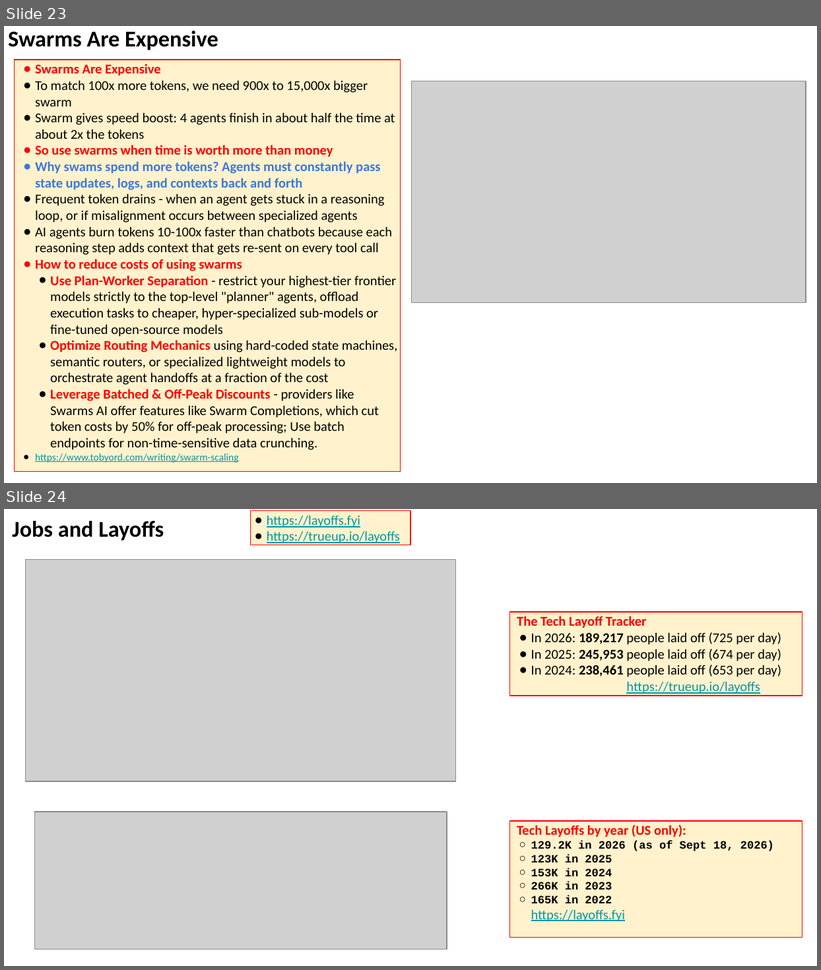
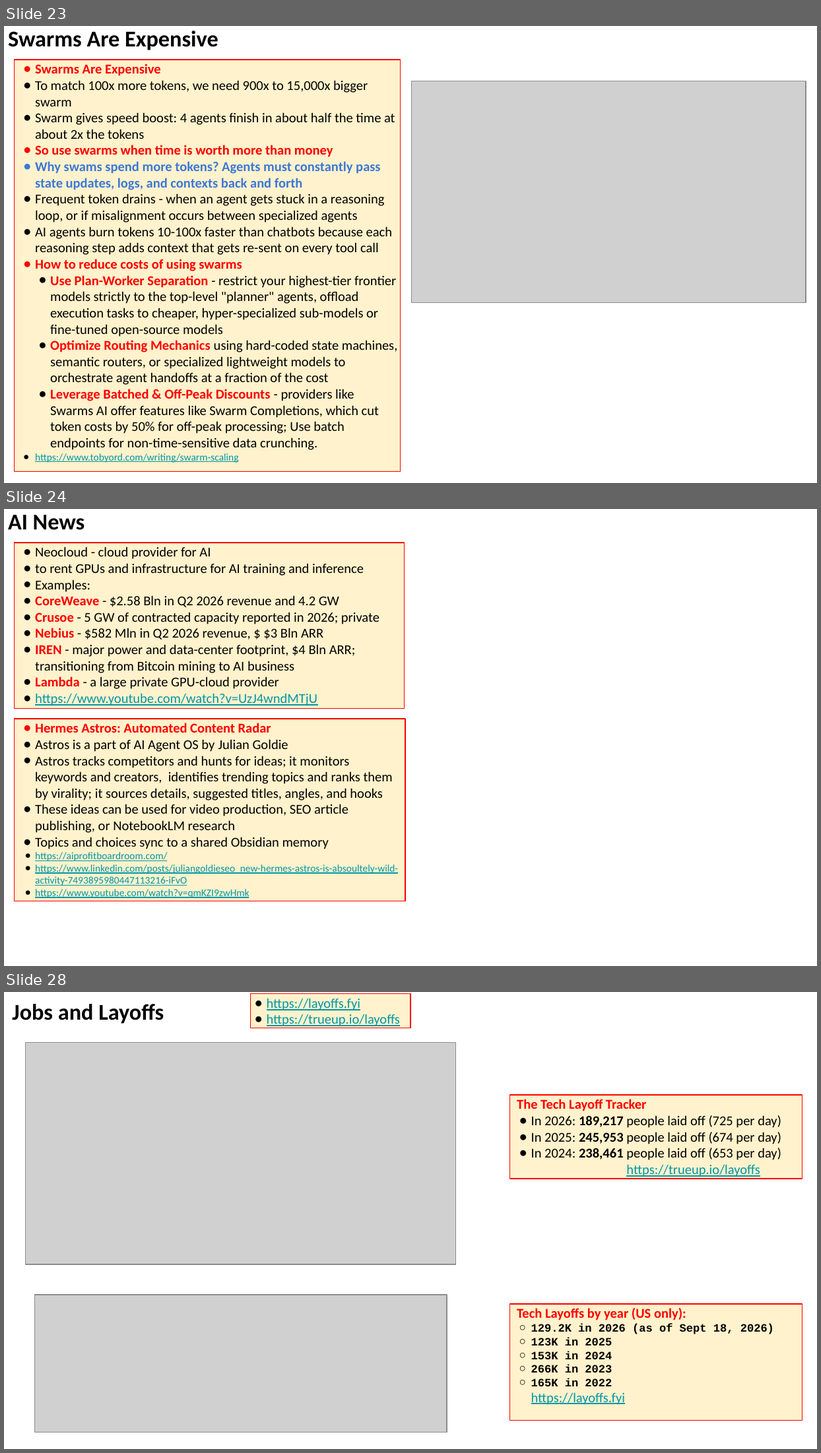
Before and after one commit to lselector/seminar, a slide deck: 2026/2026-09-25-AI-News.pptx. Shown one above the other, each under a label of ours: slides 23 and 24 before the commit, slides 23, 24 and 28 after it; the slides between them are not shown. The pictures are 821x970 and 821x1453 pixels, drawn with LibreOffice and Linux fonts; fonts in the diff are those of the drawing; grey boxes stand for pictures. Boxes give left, top, right and bottom in pixels: in the first picture for what was removed or moved away, otherwise in the second. Text is boxed around its words. In the diff, an @@ line names an element or a change of style, - is before the commit and + after.

```diff
--- a/2026/2026-09-25-AI-News.pptx
+++ b/2026/2026-09-25-AI-News.pptx
@@ slide 24 added at [4, 509, 817, 966], background #FFFFFF @@
@@ text added at [8, 514, 85, 530], 20 pt, text #000000, bold @@
+AI News
@@ rectangle added at [14, 543, 404, 708], fill #FFF2CC, outline #FF0000 0.75 pt, 12 pt, text #000000 @@
+● Neocloud - cloud provider for AI
+● to rent GPUs and infrastructure for AI training and inference
+● Examples:
+● CoreWeave - $2.58 Bln in Q2 2026 revenue and 4.2 GW
+● Crusoe - 5 GW of contracted capacity reported in 2026; private
+● Nebius - $582 Mln in Q2 2026 revenue, $ $3 Bln ARR
+● IREN - major power and data-center footprint, $4 Bln ARR; transitioning from Bitcoin mining to AI business
+● Lambda - a large private GPU-cloud provider
+● https://www.youtube.com/watch?v=UzJ4wndMTjU
@@ rectangle added at [14, 719, 405, 901], fill #FFF2CC, outline #FF0000 0.75 pt, 12 pt, text #000000 @@
+● Hermes Astros: Automated Content Radar
+● Astros is a part of AI Agent OS by Julian Goldie
+● Astros tracks competitors and hunts for ideas; it monitors keywords and creators, identifies trending topics and ranks them by virality; it sources details, suggested titles, angles, and hooks
+● These ideas can be used for video production, SEO article publishing, or NotebookLM research
+● Topics and choices sync to a shared Obsidian memory
+● https://aiprofitboardroom.com/
+● https://www.linkedin.com/posts/juliangoldieseo_new-hermes-astros-is-absoultely-wild-activity-7493895980447113216-iFvO
+● https://www.youtube.com/watch?v=qmKZI9zwHmk
@@ what was slide 24 is now slide 28 @@
```
Also in this commit, not shown: 3 slides changed, 3 other slides added, 7 slides removed.
